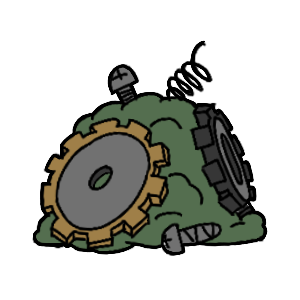
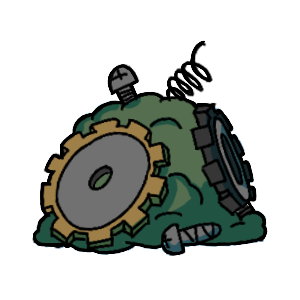
Comparing the layer stacks of the two 300 x 300 images. Changes:
added layer "Layer 42" (multiply) in group "Parts" over [32, 94, 267, 256]
